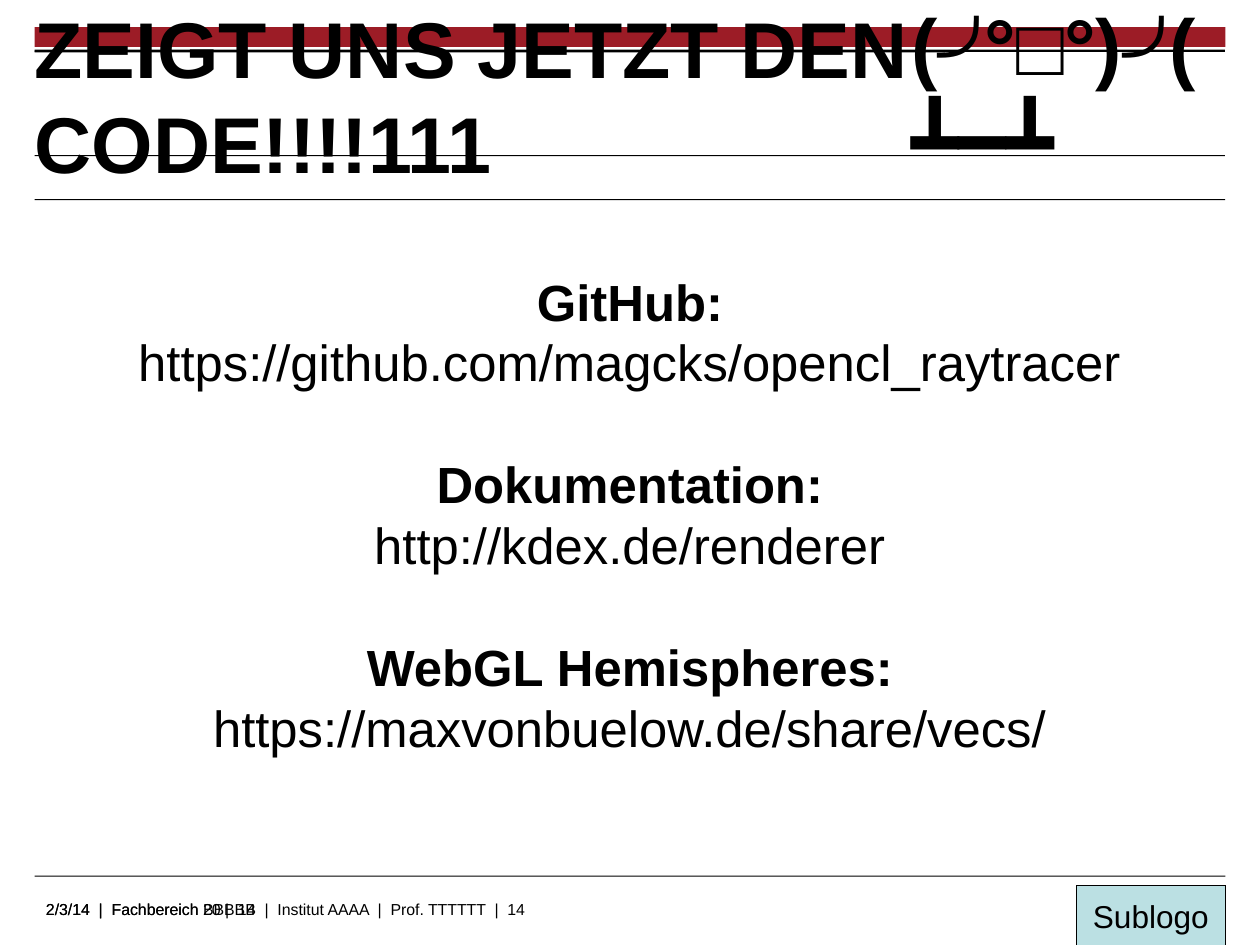
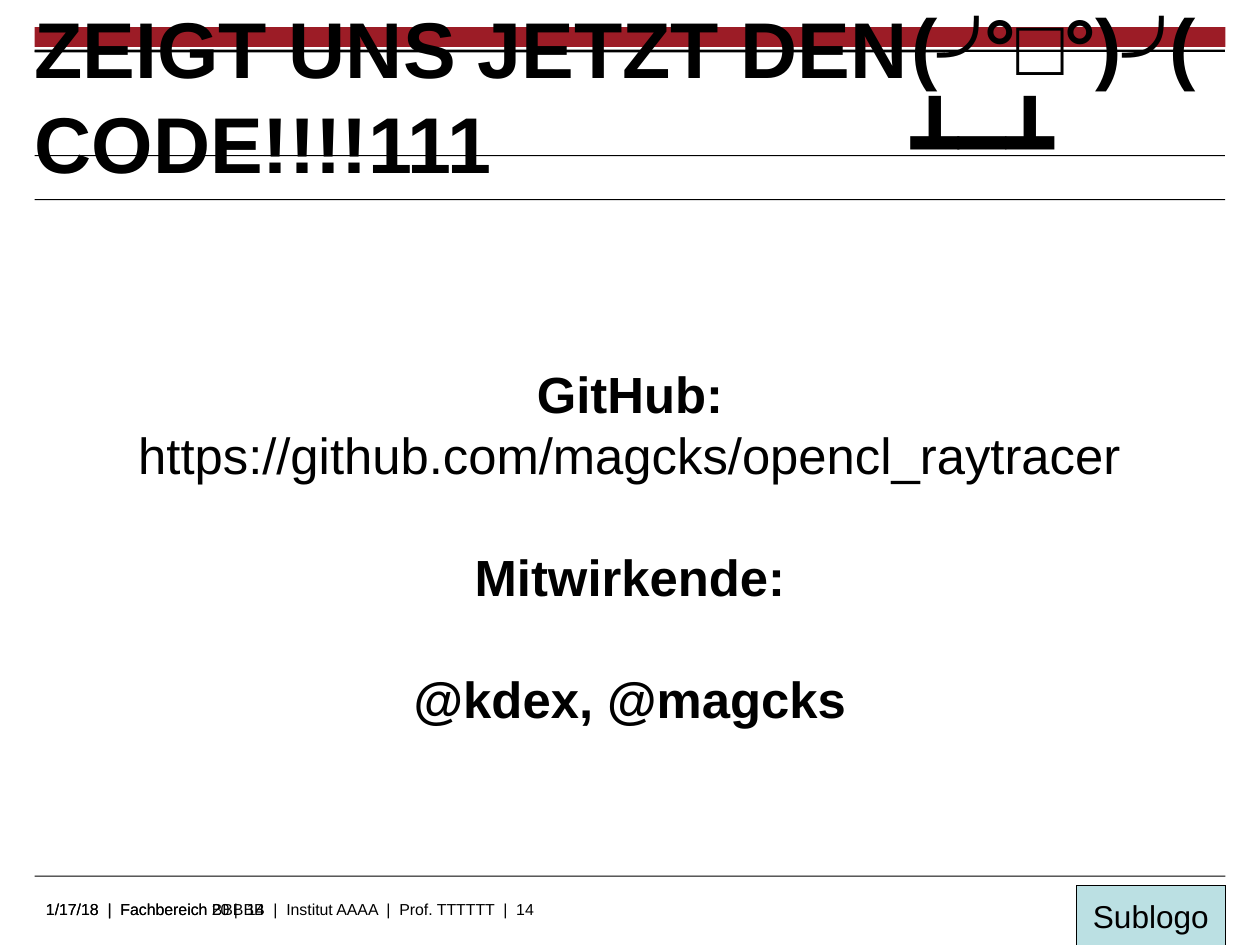
Before and after one commit to magcks/opencl_raytracer, a slide deck: slide 14 of slides/group-2.odp. Drawn at 1260x945 pixels with LibreOffice and Linux fonts; fonts in the diff are those of the drawing; background and template pictures are left out. Boxes give left, top, right and bottom in pixels: in the first picture for what was removed or moved away, otherwise in the second. Text is boxed around its words. In the diff, an @@ line names an element or a change of style, - is before the commit and + after.

```diff
--- a/slides/group-2.odp
+++ b/slides/group-2.odp
@@ subtitle "GitHub:": place and size @@
-subtitle "GitHub:" at [138, 284, 1120, 758]
+subtitle "GitHub:" at [138, 376, 1120, 728]
@@ subtitle at [414, 559, 846, 728]: text changed; bold on @@
-Dokumentation:
-http://kdex.de/renderer
-WebGL Hemispheres:
-https://maxvonbuelow.de/share/vecs/
+Mitwirkende:
+@kdex, @magcks
@@ text at [46, 903, 534, 919]: text changed @@
-2/3/14 | Fachbereich BBBBB | Institut AAAA | Prof. TTTTTT | 14
+1/17/18 | Fachbereich BBBBB | Institut AAAA | Prof. TTTTTT | 14
@@ text at [212, 902, 265, 919]: text changed @@
-2/3/14 | Fachbereich 20 | 14
+1/17/18 | Fachbereich 20 | 14
```
Also in this commit, not shown: 2 other slides changed, 7 other files.
